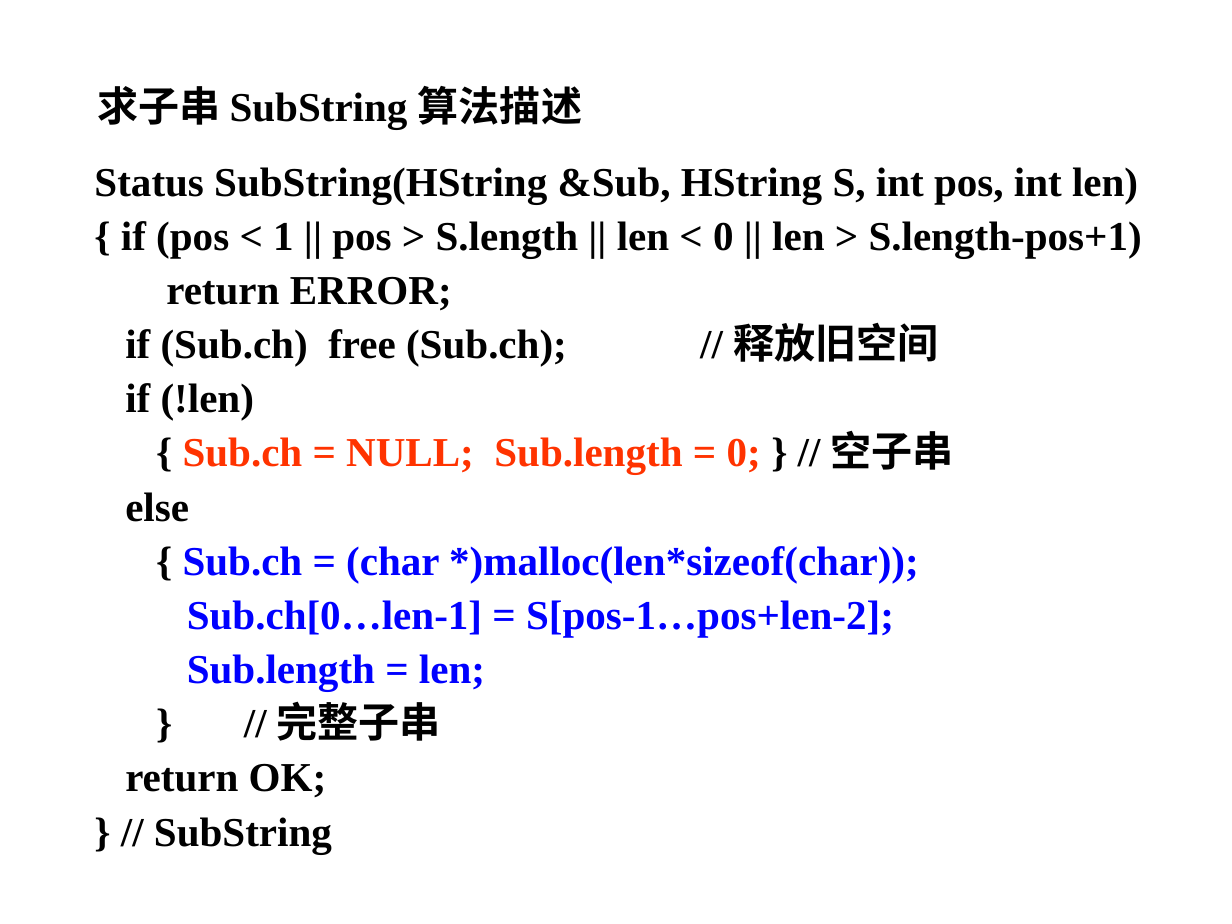
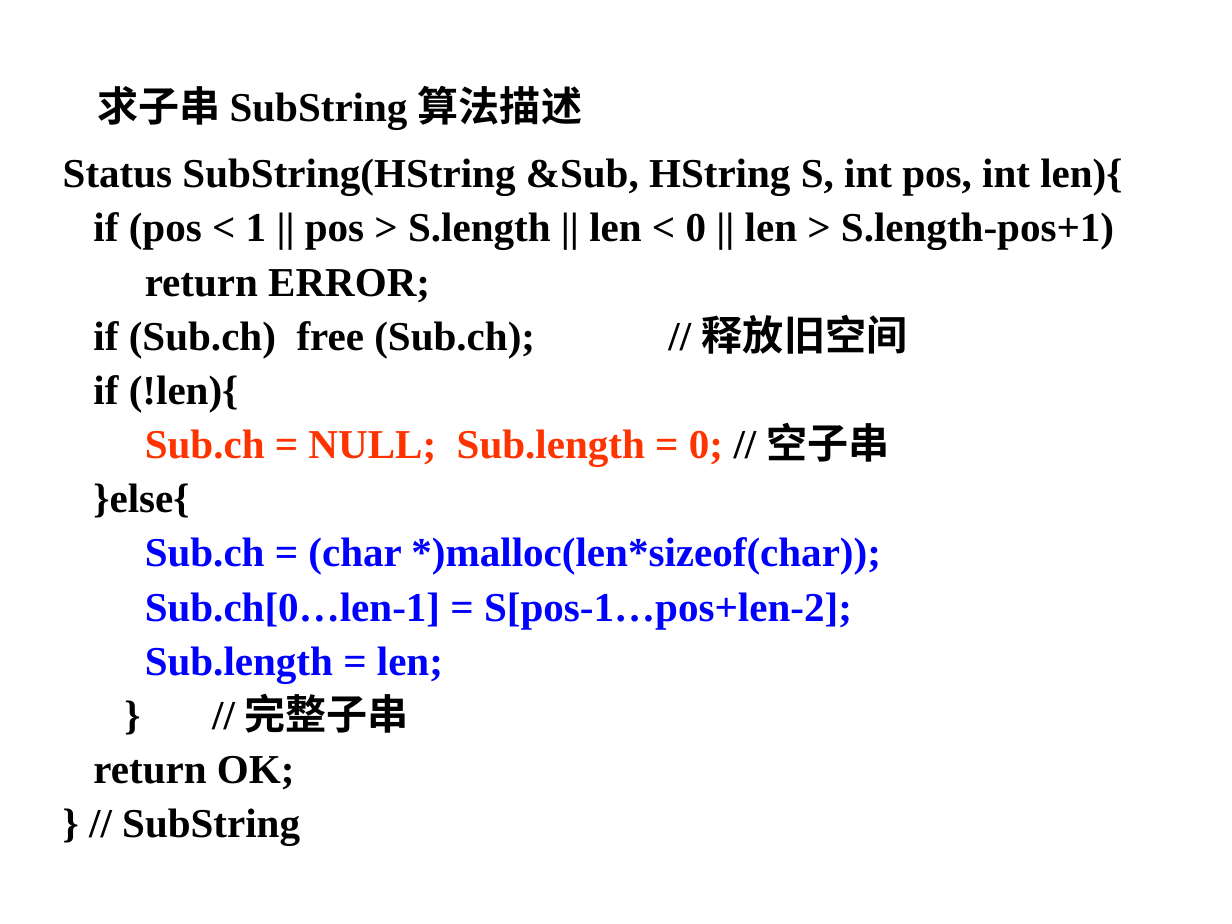
Before and after one commit to Gempittance/Data_Structur_Build, a slide deck: slide 31 of 数据结构PPT/ds4.pptx. Drawn at 1232x924 pixels with LibreOffice and Linux fonts; fonts in the diff are those of the drawing; background and template pictures are left out. Boxes give left, top, right and bottom in pixels: in the first picture for what was removed or moved away, otherwise in the second. Text is boxed around its words. In the diff, an @@ line names an element or a change of style, - is before the commit and + after.

```diff
--- a/数据结构PPT/ds4.pptx
+++ b/数据结构PPT/ds4.pptx
@@ text "Status SubString(HString &Sub, HString S, ...": place and size @@
-text "Status SubString(HString &Sub, HString S, ..." at [94, 167, 1142, 854]
+text "Status SubString(HString &Sub, HString S, ..." at [63, 158, 1122, 845]
@@ text at [63, 158, 1122, 249]: spaces changed @@
-Status SubString(HString &Sub, HString S, int pos, int len)
-{ if (pos < 1 || pos > S.length || len < 0 || len > S.length-pos+1)
+Status SubString(HString &Sub, HString S, int pos, int len){
+if (pos < 1 || pos > S.length || len < 0 || len > S.length-pos+1)
@@ text at [93, 375, 890, 574]: text changed @@
-if (!len)
-{ Sub.ch = NULL; Sub.length = 0; } // 空子串
-else
-{ Sub.ch = (char *)malloc(len*sizeof(char));
+if (!len){
+Sub.ch = NULL; Sub.length = 0; // 空子串
+}else{
+Sub.ch = (char *)malloc(len*sizeof(char));
```
Also in this commit, not shown: 9 other slides changed.
